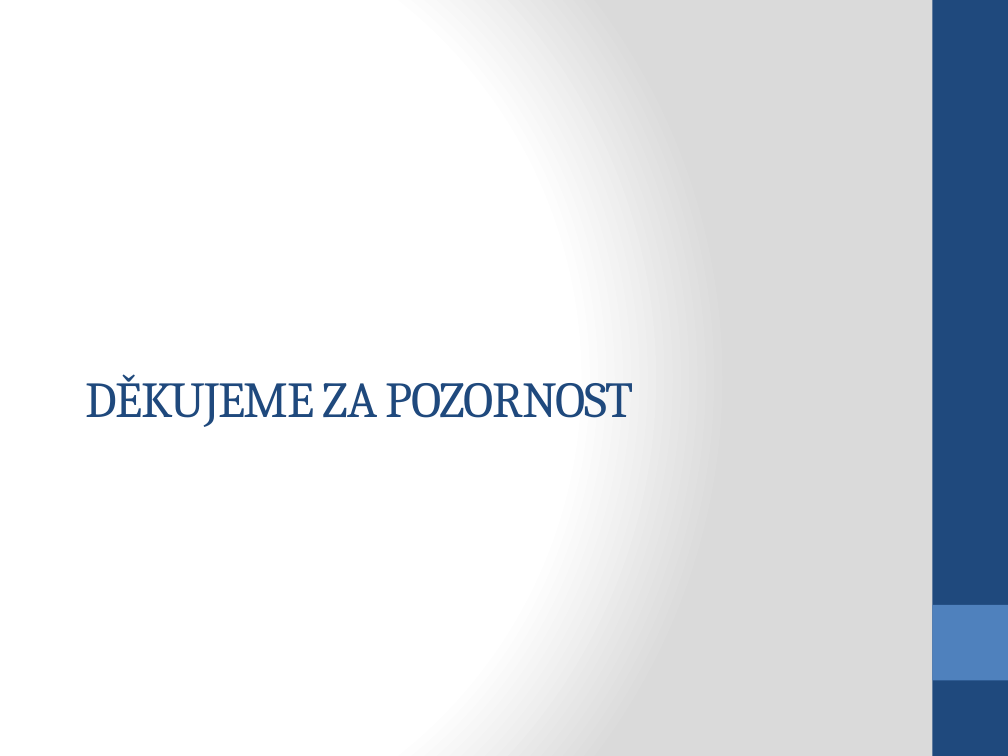
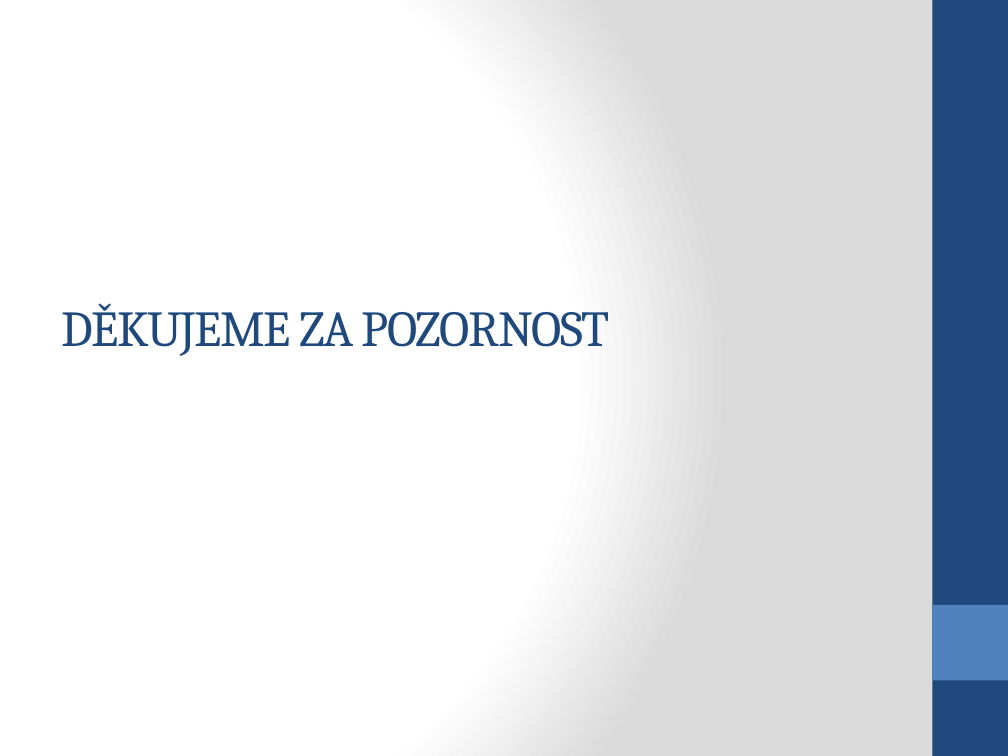
Before and after one commit to PinkN-RestauracePlus/RestauracePlus, a slide deck: slide 12 of K odevzdání/prezentace_raw.pptx (slide 9 before the commit). Drawn at 1008x756 pixels with LibreOffice and Linux fonts; fonts in the diff are those of the drawing. Boxes give left, top, right and bottom in pixels: in the first picture for what was removed or moved away, otherwise in the second. Text is boxed around its words. In the diff, an @@ line names an element or a change of style, - is before the commit and + after.

```diff
--- a/K odevzdání/prezentace_raw.pptx
+++ b/K odevzdání/prezentace_raw.pptx
@@ text "DĚKUJEME ZA POZORNOST": place and size @@
-text "DĚKUJEME ZA POZORNOST" at [85, 374, 634, 427]
+text "DĚKUJEME ZA POZORNOST" at [62, 303, 610, 356]
```
Also in this commit, not shown: 3 slides added, 1 other file.
